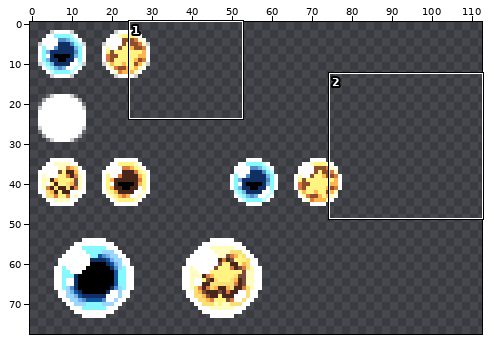
Pixel-art file, stored at Platformer/Content/orb.aseprite. Above, an overview of the earlier version with the close-up marked.
Close-up. Before the edit:
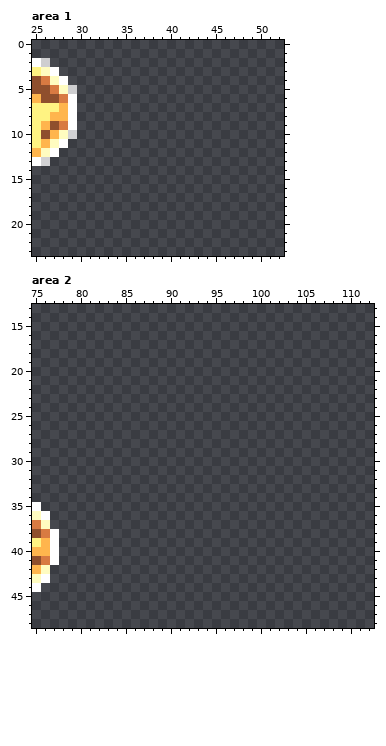
128x128 pixels, 1 frame. Colours within 5 levels of each other are drawn and written as one. Shown: area 1: x 25..52, y 0..23; area 2: x 75..112, y 13..48. The wide view leaves out empty margins.
After the commit:
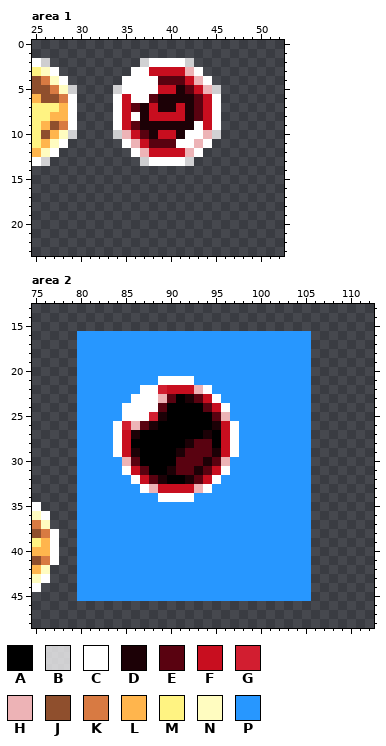
Palette (. is transparent): A #000000  B #ffffffbf  C #ffffff  D #1c0106  E #590210  F #c80e1f  G #d21e30  H #edb3b6  J #8f4f2d  K #d87a42  L #ffb54d  M #fff382  N #fffcc0  P #2797ff
From old to new:
Changed rows in their new state; - is an unchanged pixel.
Area 1:
first column x 34:
 2 ---BCCCCB---
 3 --CCFFFFHC--
 4 -CCCCEEEFHC-
 5 BCCCCFFDEFHB
 6 CFCCEDDDDEFC
 7 CFEDFDDFDEFC
 8 CFCDFFFFDEFC
 9 CFEDDDDDDCFC
10 BHFEDFFDCCHB
11 -CHFEEECCHC-
12 --CHFFFFHC--
13 ---BCCCCB---
Area 2:
first column x 80:
16 PPPPPPPPPPPPPPPPPPPPPPPPPP
17 PPPPPPPPPPPPPPPPPPPPPPPPPP
18 PPPPPPPPPPPPPPPPPPPPPPPPPP
19 PPPPPPPPPPPPPPPPPPPPPPPPPP
20 PPPPPPPPPPPPPPPPPPPPPPPPPP
21 PPPPPPPPPCCCCPPPPPPPPPPPPP
22 PPPPPPPCCGFFFHCPPPPPPPPPPP
23 PPPPPPCCCHEADEFCPPPPPPPPPP
24 PPPPPCCCCEAAAAEFCPPPPPPPPP
25 PPPPPCCCGDAAAAAEHPPPPPPPPP
26 PPPPCGHEDAAAAAADFCPPPPPPPP
27 PPPPCFDAAAAAAADAFCPPPPPPPP
28 PPPPCFAAAAAADEEAFCPPPPPPPP
29 PPPPCFDAAAADEEEDFCPPPPPPPP
30 PPPPPHEAAAAEEEDEHPPPPPPPPP
31 PPPPPCFEAADEEDEFCPPPPPPPPP
32 PPPPPPCFEDAADEFCPPPPPPPPPP
33 PPPPPPPCHFFFFHCPPPPPPPPPPP
34 PPPPPPPPPCCCCPPPPPPPPPPPPP
35 PPPPPPPPPPPPPPPPPPPPPPPPPP
36 PPPPPPPPPPPPPPPPPPPPPPPPPP
37 PPPPPPPPPPPPPPPPPPPPPPPPPP
38 PPPPPPPPPPPPPPPPPPPPPPPPPP
39 PPPPPPPPPPPPPPPPPPPPPPPPPP
40 PPPPPPPPPPPPPPPPPPPPPPPPPP
41 PPPPPPPPPPPPPPPPPPPPPPPPPP
42 PPPPPPPPPPPPPPPPPPPPPPPPPP
43 PPPPPPPPPPPPPPPPPPPPPPPPPP
44 PPPPPPPPPPPPPPPPPPPPPPPPPP
45 PPPPPPPPPPPPPPPPPPPPPPPPPP
Pixel boxes of the changes (left, top, right, bottom) in both close-ups:
added: (113, 58, 221, 166)
added: (77, 331, 311, 601)
